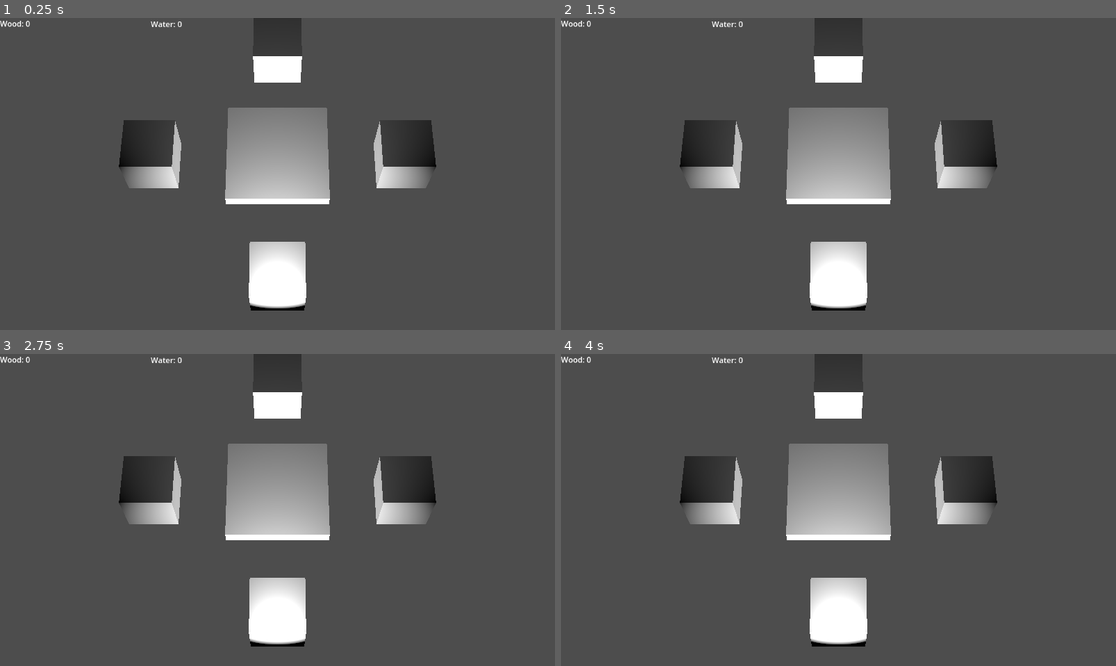
Above: before the commit, frames 1-4 (two rows, left to right).
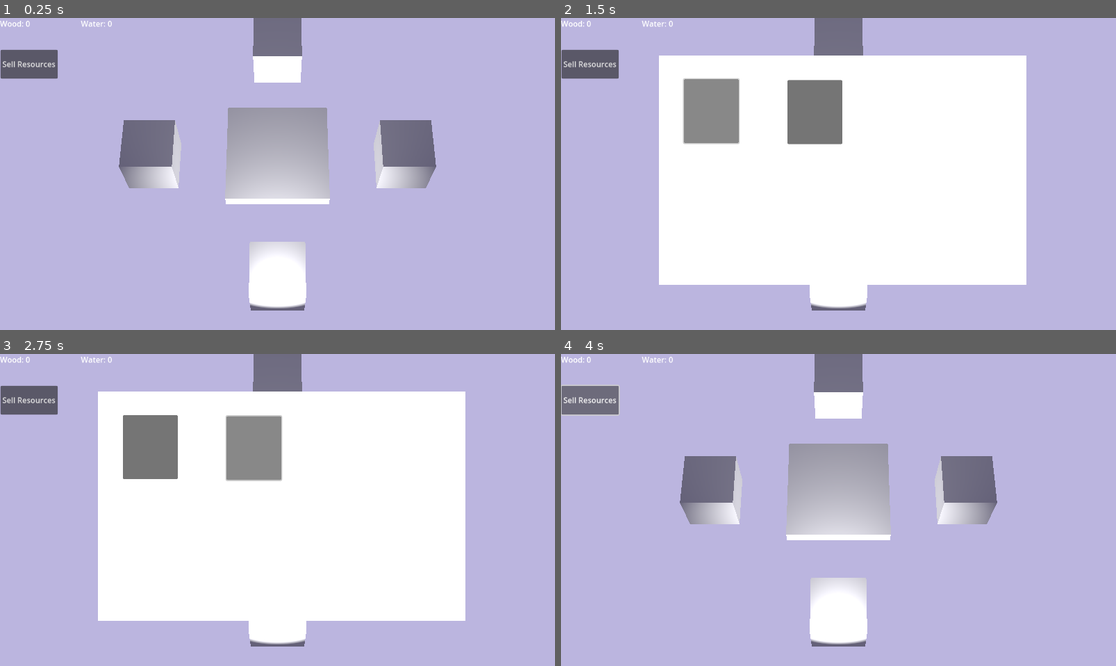
Above: after the commit, the same moments.

Repository: taiyo-harenohi/MODE
Game: Godot game, scene res://scenes/main.tscn
Same seed, same stepped clock (60 frames per second), same inputs: the game is played once before the commit and once after it.
Inputs (mouse positions are in pixels of both pictures, inside the frame that each line leads up to):
- Up to frame 1 (0.25 s): no input
- Up to frame 2 (1.5 s): click (588, 64) at 0.5 s, where only the run after the commit has a clickable "Sell Resources"; click (710, 111) at 1.27 s
- Up to frame 3 (2.75 s): click (255, 447) at 2.02 s
- Up to frame 4 (4 s): click (921, 447) at 2.77 s; click (588, 400) at 3.5 s, where only the run after the commit has a clickable "Sell Resources"

The runs differ from the first frame. In frame 1, 97% of the frame differs, in the area x 0-100%, y 0-100%; in frame 2, 96%; in frame 3, 96%; in frame 4, 97%.

Commit message:
Ah yes, bigass commit of multiple stuff

Diff:
--- a/project.godot
+++ b/project.godot
@@ -12,7 +12,7 @@
 
 config/name="MODE"
 run/main_scene="res://scenes/main.tscn"
-config/features=PackedStringArray("4.1", "Forward Plus")
+config/features=PackedStringArray("4.2", "Forward Plus")
 config/icon="res://icon.svg"
 
 [dotnet]
@@ -31,3 +31,8 @@
 "events": [Object(InputEventKey,"resource_local_to_scene":false,"resource_name":"","device":-1,"window_id":0,"alt_pressed":false,"shift_pressed":false,"ctrl_pressed":false,"meta_pressed":false,"pressed":false,"keycode":0,"physical_keycode":78,"key_label":0,"unicode":110,"echo":false,"script":null)
 ]
 }
+proceed={
+"deadzone": 0.5,
+"events": [Object(InputEventKey,"resource_local_to_scene":false,"resource_name":"","device":-1,"window_id":0,"alt_pressed":false,"shift_pressed":false,"ctrl_pressed":false,"meta_pressed":false,"pressed":false,"keycode":0,"physical_keycode":32,"key_label":0,"unicode":32,"echo":false,"script":null)
+]
+}
--- a/scenes/main.tscn
+++ b/scenes/main.tscn
@@ -6,6 +6,11 @@
 [ext_resource type="Script" path="res://scripts/UI.gd" id="3_82hg2"]
 [ext_resource type="Script" path="res://scripts/Goals.gd" id="5_uayoa"]
 
+[sub_resource type="Environment" id="Environment_msx1m"]
+background_mode = 1
+background_color = Color(0.732766, 0.710053, 0.872503, 1)
+ambient_light_color = Color(0.791999, 0.791999, 0.791999, 1)
+
 [node name="Node3D" type="Node3D"]
 
 [node name="platform" parent="." instance=ExtResource("1_ploio")]
@@ -16,8 +21,8 @@
 fov = 25.0
 script = ExtResource("1_w78d5")
 
-[node name="SpotLight3D" type="SpotLight3D" parent="."]
-transform = Transform3D(1, 0, 0, 0, 0.966291, 0.257453, 0, -0.257453, 0.966291, 0, 0.282035, 1.45248)
+[node name="SpotLight3D" type="SpotLight3D" parent="Camera3D"]
+transform = Transform3D(1, 0, 0, 0, 0.641704, -0.766953, 0, 0.766953, 0.641704, 0, -1.04452, -4.71863)
 light_energy = 10.697
 
 [node name="UI" type="Control" parent="."]
@@ -40,43 +45,132 @@
 [node name="water_label" type="Label" parent="UI"]
 layout_mode = 1
 anchors_preset = -1
-anchor_left = 0.272
-anchor_top = 0.002
-anchor_right = 0.481
-anchor_bottom = 0.116
-offset_left = 0.199982
-offset_top = -0.306
-offset_right = -0.150024
-offset_bottom = 0.251999
+anchor_left = 0.146
+anchor_right = 0.355
+anchor_bottom = 0.115
+offset_left = 0.0999908
+offset_right = -0.250031
+offset_bottom = -0.0950012
 text = "Water: 0"
 
+[node name="stone_label" type="Label" parent="UI"]
+visible = false
+layout_mode = 1
+anchors_preset = -1
+anchor_left = 0.267
+anchor_right = 0.476
+anchor_bottom = 0.115
+offset_left = -0.0500183
+offset_top = -1.0
+offset_right = -0.400024
+offset_bottom = -0.0950012
+text = "Stone: 0"
+
+[node name="coal_label" type="Label" parent="UI"]
+visible = false
+layout_mode = 1
+anchors_preset = -1
+anchor_left = 0.41
+anchor_right = 0.619
+anchor_bottom = 0.116
+offset_left = 0.499969
+offset_top = 1.0
+offset_right = 0.149963
+offset_bottom = 0.251999
+text = "Coal: 0"
+
+[node name="gem_label" type="Label" parent="UI"]
+visible = false
+layout_mode = 1
+anchors_preset = -1
+anchor_left = 0.505
+anchor_right = 0.714
+anchor_bottom = 0.116
+offset_left = 0.25
+offset_top = 1.0
+offset_right = -0.100037
+offset_bottom = 0.251999
+text = "Gem: 0"
+
+[node name="iron_label" type="Label" parent="UI"]
+visible = false
+layout_mode = 1
+anchors_preset = -1
+anchor_left = 0.626
+anchor_right = 0.835
+anchor_bottom = 0.116
+offset_left = 0.0999756
+offset_right = -0.250061
+offset_bottom = 0.251999
+text = "Iron: 0"
+
+[node name="meat_label" type="Label" parent="UI"]
+visible = false
+layout_mode = 1
+anchors_preset = -1
+anchor_left = 0.77
+anchor_right = 0.978
+anchor_bottom = 0.118
+offset_left = -0.500061
+offset_top = 2.0
+offset_right = 0.299927
+offset_bottom = -0.0540085
+text = "Meat: 0"
+
+[node name="people_label" type="Label" parent="UI"]
+visible = false
+layout_mode = 1
+anchors_preset = -1
+anchor_left = 0.876
+anchor_right = 1.084
+anchor_bottom = 0.116
+offset_left = -0.400024
+offset_top = 1.0
+offset_right = 0.399902
+offset_bottom = 0.251999
+text = "People: 0"
+
 [node name="coins" type="Label" parent="UI"]
 visible = false
 layout_mode = 1
 anchors_preset = -1
-anchor_left = 0.845
+anchor_left = 0.846
+anchor_top = 0.153
 anchor_right = 1.0
-anchor_bottom = 0.118
-offset_left = 0.249939
-offset_top = 3.0
+anchor_bottom = 0.266
+offset_left = 0.0999756
+offset_top = 0.0909958
+offset_right = 3.0
+offset_bottom = 0.302002
+text = "Coins: "
+
+[node name="shop" type="Button" parent="UI"]
+visible = false
+layout_mode = 1
+anchors_preset = -1
+anchor_left = 0.945
+anchor_top = 0.257
+anchor_right = 1.0
+anchor_bottom = 0.349
+offset_left = 0.25
+offset_top = 0.179001
 offset_right = 2.0
-offset_bottom = -0.0540085
-text = "Coins: "
-
-[node name="shop" type="Button" parent="UI"]
-visible = false
-layout_mode = 1
-anchors_preset = -1
-anchor_left = 0.948
-anchor_top = 0.1
-anchor_right = 1.0
-anchor_bottom = 0.191
-offset_left = -0.200073
-offset_top = -0.300003
-offset_right = 5.0
-offset_bottom = 0.276993
+offset_bottom = 0.102997
 action_mode = 0
 text = "Shop"
+
+[node name="sell" type="Button" parent="UI"]
+layout_mode = 1
+anchors_preset = -1
+anchor_top = 0.1
+anchor_right = 0.057
+anchor_bottom = 0.193
+offset_left = 1.0
+offset_top = 0.699997
+offset_right = 0.449997
+offset_bottom = -0.029007
+action_mode = 0
+text = "Sell Resources"
 
 [node name="shop_window" type="ColorRect" parent="UI"]
 visible = false
@@ -127,12 +221,72 @@
 offset_right = 0.257996
 offset_bottom = -0.212006
 
+[node name="sell_window" type="ColorRect" parent="UI"]
+visible = false
+layout_mode = 1
+anchors_preset = -1
+anchor_left = 0.177
+anchor_top = 0.119
+anchor_right = 0.84
+anchor_bottom = 0.848
+offset_left = 0.449997
+offset_top = 0.292999
+offset_right = -6.10352e-05
+offset_bottom = 0.255981
+
+[node name="item1" type="Button" parent="UI/sell_window"]
+layout_mode = 1
+anchors_preset = -1
+anchor_left = 0.079
+anchor_top = 0.116
+anchor_right = 0.217
+anchor_bottom = 0.382
+offset_left = -9.198
+offset_top = -6.216
+offset_right = -0.354004
+offset_bottom = 0.167984
+
+[node name="item2" type="Button" parent="UI/sell_window"]
+layout_mode = 1
+anchors_preset = -1
+anchor_left = 0.349
+anchor_top = 0.107
+anchor_right = 0.499
+anchor_bottom = 0.387
+offset_left = 0.0619812
+offset_top = 0.067997
+offset_right = -0.238007
+offset_bottom = -0.212006
+
+[node name="goal achieved" type="ColorRect" parent="UI"]
+visible = false
+layout_mode = 1
+anchors_preset = -1
+anchor_left = 0.001
+anchor_top = 0.384
+anchor_right = 1.003
+anchor_bottom = 0.631
+offset_left = -0.15
+offset_top = 0.248001
+offset_right = -0.450073
+offset_bottom = -0.0430298
+color = Color(0.164706, 0.164706, 0.164706, 0.760784)
+
 [node name="HandleResources" type="Node3D" parent="."]
 script = ExtResource("1_2jgal")
 
 [node name="HandleGoals" type="Node3D" parent="."]
 script = ExtResource("5_uayoa")
 
+[node name="WorldEnvironment" type="WorldEnvironment" parent="."]
+environment = SubResource("Environment_msx1m")
+
 [connection signal="pressed" from="UI/shop" to="Camera3D" method="_on_shop_pressed"]
+[connection signal="pressed" from="UI/sell" to="Camera3D" method="_on_shop_pressed"]
+[connection signal="pressed" from="UI/sell" to="Camera3D" method="_on_sell_pressed"]
 [connection signal="pressed" from="UI/shop_window/item1" to="Camera3D" method="_on_roof_pressed"]
 [connection signal="pressed" from="UI/shop_window/item2" to="Camera3D" method="_on_boost_pressed"]
+[connection signal="pressed" from="UI/shop_window/item3" to="Camera3D" method="_on_boost_pressed"]
+[connection signal="pressed" from="UI/shop_window/item3" to="Camera3D" method="_on_more_platforms_pressed"]
+[connection signal="pressed" from="UI/sell_window/item1" to="Camera3D" method="_on_sell_wood_pressed"]
+[connection signal="pressed" from="UI/sell_window/item2" to="Camera3D" method="_on_sell_water_pressed"]
--- a/scripts/Camera3D.gd
+++ b/scripts/Camera3D.gd
@@ -13,18 +13,45 @@
 var isHolding: bool = false
 var time = 0
 
-var count = 0
-
 var platformInstance = load("res://scenes/platform.tscn")
 var coins = 0
+
+var MAX_AMOUNT = 10
+var amountPlatforms = 0
+var upgradeTime = 0
+
+var prices:Dictionary = {
+	"increase": 30,
+	"rooftop": 20,
+	"platforms": 30,
+}
+
+# TODO: when hitting goal, adds to this the new resources types
+# types to come -- stone, gemstones and coal, iron/copper/gold/iridium ore, deers and rabbits and chicken -> meat,
+# energy from solar panels, people (their houses, so stone, wood etc. from it too
+var amountSold:Dictionary = {
+	"wood": 0,
+	"water": 0,
+}
+
+var resourcePrice:Dictionary = {
+	"wood": 2,
+	"water": 1.75,
+}
 
 @onready var _handlerResources = $"../HandleResources"
 @onready var _handlerGoals = $"../HandleGoals"
 @onready var _coins = $"../UI/coins"
 @onready var _shop = $"../UI/shop"
 @onready var _shopWindow = $"../UI/shop_window"
+@onready var _sellWindow = $"../UI/sell_window"
+
 
 var shopOpen: bool = false
+var sellOpen: bool = false
+
+func _ready():
+	_handlerGoals.connect("increaseMaxAmount", increase_amount)
 
 func _physics_process(delta):
 	if isHolding:
@@ -38,6 +65,31 @@
 		dragSen = 0.5
 	else:
 		dragSen = 1.5
+	if coins > 0:
+		_coins.show()
+		_shop.show()
+
+func _on_sell_pressed():
+	sellOpen = !sellOpen
+	if sellOpen:
+		_sellWindow.show()
+	else:
+		_sellWindow.hide()
+
+func _on_sell_wood_pressed():
+	coins += selling_price("wood")
+	_coins.text = str("Coins: ", coins)
+
+func _on_sell_water_pressed():
+	coins += selling_price("water")
+	_coins.text = str("Coins: ", coins)
+
+func selling_price(type) -> float:
+	amountSold[type] += _handlerResources.total[type]
+	_handlerResources.changeResourceAmount(type)
+	if resourcePrice[type] > 0.75:
+		resourcePrice[type] -= amountSold[type] / 100
+	return amountSold[type] * resourcePrice[type]
 
 func _on_shop_pressed():
 	shopOpen = !shopOpen
@@ -46,15 +98,37 @@
 	else:
 		_shopWindow.hide()
 
+# make Simir´s rooftop bonita
+func _on_roof_pressed():
+	if coins >= prices["rooftop"]:
+		print("better roof")
+		coins -= prices["rooftop"]
+		prices["rooftop"] *= 2
+		# TODO:
+		# Simir´s new rooftop B-)
+		# -> means changing the texture of the rooftop
+		# + adding some new stuff
+	else:
+		print("not enough money")
 
+# make this gathering resources faster
+func _on_boost_pressed():
+	if coins >= prices["increase"] and upgradeTime < 2:
+		print("increase amount of wood")
+		coins -= prices["increase"]
+		prices["increase"] *= 2
+		upgradeTime += 0.5
+	else:
+		print("not enough money")
 
-func _on_roof_pressed():
-	print("better roof")
-
-func _on_boost_pressed():
-	print("boost speed")
-
-
+# make the gathering place bigger
+func _on_more_platforms_pressed():
+	if coins >= prices["platforms"]:
+		increase_amount(2)
+		coins -= prices["platforms"]
+		prices["platforms"] *= 2
+	else:
+		print("not enough money")
 
 func _input(event):
 	if event is InputEventMouseMotion and Input.is_mouse_button_pressed(MOUSE_BUTTON_RIGHT) and shopOpen == false:
@@ -84,17 +158,18 @@
 	var result = worldspace.intersect_ray(PhysicsRayQueryParameters3D.create(start, end))
 
 	if result.has("collider"):
-		if coins > 0:
-			_coins.show()
-			_shop.show()
 		if result["collider"].is_in_group("resources"):
-			coins += _handlerResources.detect_object(result["collider"], time)
-			_coins.text = str("Coins: ", coins)
+			_handlerResources.detect_object(result["collider"], time, upgradeTime)
 		elif result["collider"].is_in_group("arrow"):
-			var _instance = platformInstance.instantiate()
-			get_tree().get_root().add_child(_instance)
-			_instance.global_transform = result["collider"].global_transform
-			result["collider"].queue_free()
-			_instance.detect_colliders()
-			_instance.generate_platforms()
-			count += 1
+			if amountPlatforms >= MAX_AMOUNT:
+				print("exceeded limit")
+			else:
+				var _instance = platformInstance.instantiate()
+				get_tree().get_root().add_child(_instance)
+				_instance.global_transform = result["collider"].global_transform
+				result["collider"].queue_free()
+				amountPlatforms = _instance.detect_colliders(amountPlatforms, MAX_AMOUNT)
+				_instance.generate_platforms()
+
+func increase_amount(progress):
+	MAX_AMOUNT += 5 * progress
--- a/scripts/Goals.gd
+++ b/scripts/Goals.gd
@@ -1,33 +1,52 @@
 extends Node3D
 
 @onready var _handlerResources = $"../HandleResources"
+@onready var _goalWindow = $"../UI/goal achieved"
 
 var goals = {
 	"wood": 20,
 	"water": 10
 }
 
-var valueAll = {
-	"wood": 0,
-	"water": 0
-}
-
 var achieved = {}
 var isAchieved: bool = false
+var progressTracker = 1
 
-# Called every frame. 'delta' is the elapsed time since the previous frame.
+var newResource:Array = [
+	"stone",
+	"coal",
+	"gem",
+	"iron",
+	"meat",
+	"people"
+]
+
+var newResourceValue:Array = [12, 5, 3, 5, 10, 20]
+
+signal increaseMaxAmount
+
 func _ready():
 	_handlerResources.connect("goalAchieved", goalAchieved)
 
 func goalAchieved(type, value):
 	var numberGoals = goals.size() - 1
-	var goal_value = goals[type]
-	valueAll[type] = value
-	if goal_value <= valueAll[type]:
-		achieved[type] = 0
+	if goals[type] <= value:
+		achieved[type] = value
+		print(type)
 	if achieved.size() == goals.size():
 		for key in achieved:
 			achieved.erase(key)
 		for key in goals:
 			goals[key] += 10
+		# TODO: make the window disappear after animation is done
+		# TODO: show cutscene, show new text label, show animation "goal achieved"
+		# _goalWindow.show()
 		isAchieved = false
+		progressTracker += 1.5
+		for goal in goals.values():
+			var rng = RandomNumberGenerator.new()
+			goal *= rng.randf_range(1.1, 2)
+		goals[newResource[0]] = newResourceValue[0]
+		newResource.erase(newResource[0])
+		newResourceValue.erase(newResourceValue[0])
+		increaseMaxAmount.emit(progressTracker)
--- a/scripts/Platform.gd
+++ b/scripts/Platform.gd
@@ -11,7 +11,7 @@
 
 @onready var _platform = $"ground"
 
-func detect_colliders():
+func detect_colliders(amountPlatforms, MAX_AMOUNT) -> int:
 	var arrows_to_delete = []
 	for _arrow in self.get_children():
 		var nodes_in_group = get_tree().get_nodes_in_group("platform")
@@ -25,7 +25,10 @@
 	for arrow_to_delete in arrows_to_delete:
 		if arrow_to_delete.is_in_group("arrow"):
 			arrow_to_delete.queue_free()
+	print(amountPlatforms)
+	return amountPlatforms + 1
 
+# TODO: add other platforms to this
 func generate_platforms():
 	var rng = RandomNumberGenerator.new()
 	var probability = rng.randf_range(1, 100)
--- a/scripts/resource.gd
+++ b/scripts/resource.gd
@@ -5,6 +5,7 @@
 signal changeText
 signal destroyResource
 signal goalAchieved
+signal resourceSold
 
 var type = ""
 
@@ -18,23 +19,29 @@
 	"water" : 0
 }
 
-func detect_object(collied_object, time) -> int:
-	if time >= 3:
+var crntAmount:Dictionary = {
+	"wood": 0,
+	"water": 0,
+}
+
+func detect_object(collied_object, time, upgrade):
+	if time >= 3 - upgrade:
 		destroyResource.emit(collied_object)
 		collied_object.queue_free()
 		if collied_object.is_in_group("wood"):
 			type = "wood"
-			total[type] += int(count_random(rndMax[type]))
 		elif collied_object.is_in_group("water"):
 			type = "water"
-			total[type] += int(count_random(rndMax[type]))
+		total[type] += count_random(rndMax[type])
+		crntAmount[type] += count_random(rndMax[type])
 		if type != "":
-			changeText.emit(type, total[type])
+			changeText.emit(type, crntAmount[type])
 		goalAchieved.emit(type, total[type])
-		var rng = RandomNumberGenerator.new()
-		return int(rng.randf_range(0, 10))
-	return 0
 
-func count_random(maxInt) -> float:
+func count_random(maxInt) -> int:
 	var rng = RandomNumberGenerator.new()
-	return rng.randf_range(1, maxInt)
+	return rng.randi_range(1, maxInt)
+
+func changeResourceAmount(type):
+	crntAmount[type] = 0
+	changeText.emit(type, crntAmount[type])
Not shown: 1 places in scenes/main.tscn that only renumber resources
